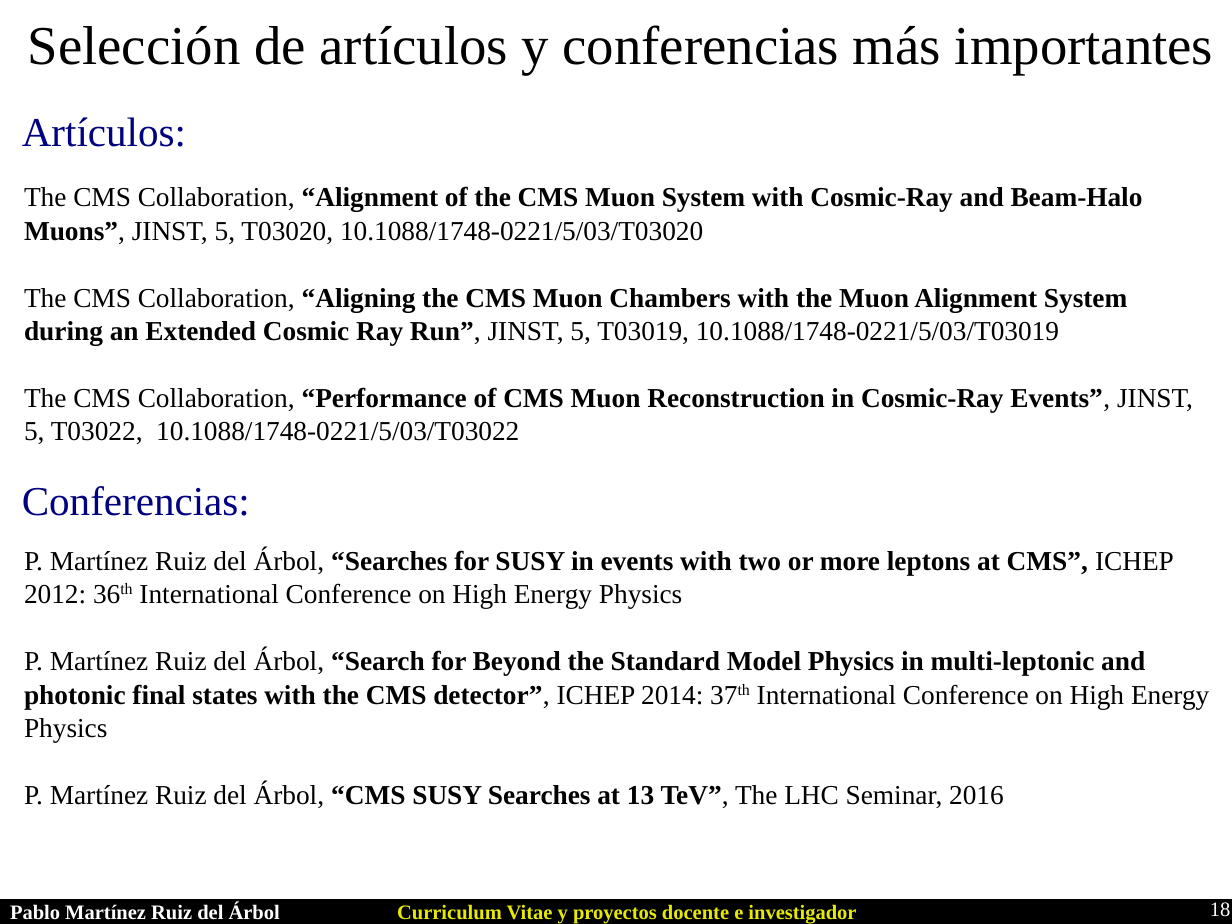
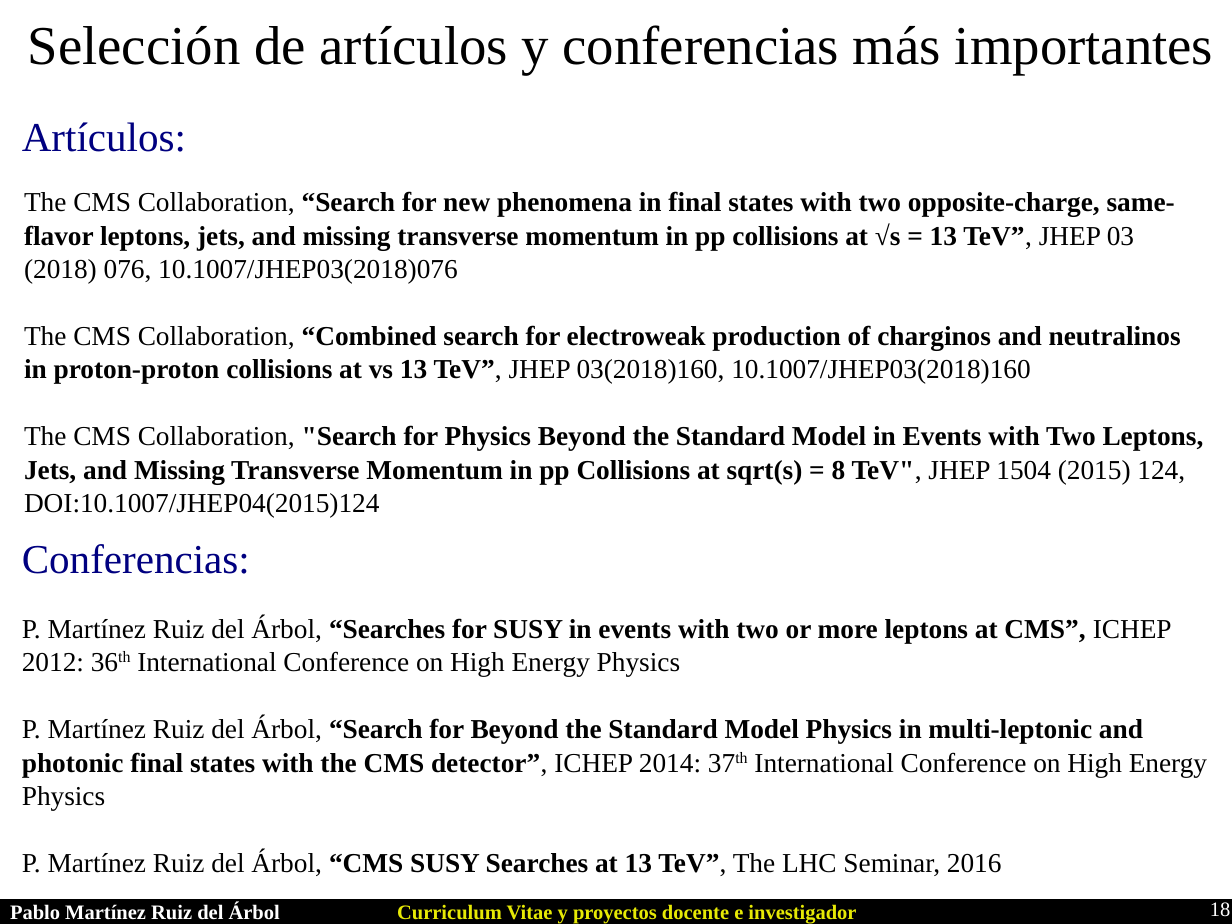
Before and after one commit to parbol/Plaza, a slide deck: slide 18 of Presentacion/Presentacion.odp. Drawn at 1232x924 pixels with LibreOffice and Linux fonts; fonts in the diff are those of the drawing. Boxes give left, top, right and bottom in pixels: in the first picture for what was removed or moved away, otherwise in the second. Text is boxed around its words. In the diff, an @@ line names an element or a change of style, - is before the commit and + after.

```diff
--- a/Presentacion/Presentacion.odp
+++ b/Presentacion/Presentacion.odp
@@ text "Artículos:": place and size @@
-text "Artículos:" at bbox=[22, 117, 186, 147]
+text "Artículos:" at bbox=[22, 122, 186, 152]
@@ text removed at bbox=[24, 186, 1193, 444] @@
-The CMS Collaboration, “Alignment of the CMS Muon System with Cosmic-Ray and Beam-Halo Muons”, JINST, 5, T03020, 10.1088/1748-0221/5/03/T03020
-The CMS Collaboration, “Aligning the CMS Muon Chambers with the Muon Alignment System during an Extended Cosmic Ray Run”, JINST, 5, T03019, 10.1088/1748-0221/5/03/T03019
-The CMS Collaboration, “Performance of CMS Muon Reconstruction in Cosmic-Ray Events”, JINST, 5, T03022, 10.1088/1748-0221/5/03/T03022
@@ text added at bbox=[24, 191, 1204, 517], 16 pt, text #000000, bold @@
+The CMS Collaboration, “Search for new phenomena in final states with two opposite-charge, same-flavor leptons, jets, and missing transverse momentum in pp collisions at √s = 13 TeV”, JHEP 03 (2018) 076, 10.1007/JHEP03(2018)076
+The CMS Collaboration, “Combined search for electroweak production of charginos and neutralinos in proton-proton collisions at vs 13 TeV”, JHEP 03(2018)160, 10.1007/JHEP03(2018)160
+The CMS Collaboration, "Search for Physics Beyond the Standard Model in Events with Two Leptons, Jets, and Missing Transverse Momentum in pp Collisions at sqrt(s) = 8 TeV", JHEP 1504 (2015) 124, DOI:10.1007/JHEP04(2015)124
@@ text "Conferencias:": place and size @@
-text "Conferencias:" at bbox=[22, 486, 250, 516]
+text "Conferencias:" at bbox=[22, 544, 250, 574]
@@ text "P. Martínez Ruiz del Árbol, ...": place and size @@
-text "P. Martínez Ruiz del Árbol, ..." at bbox=[24, 549, 1209, 808]
+text "P. Martínez Ruiz del Árbol, ..." at bbox=[22, 617, 1207, 876]
```
Also in this commit, not shown: 7 other slides changed, 11 slides added, 9 other files.
